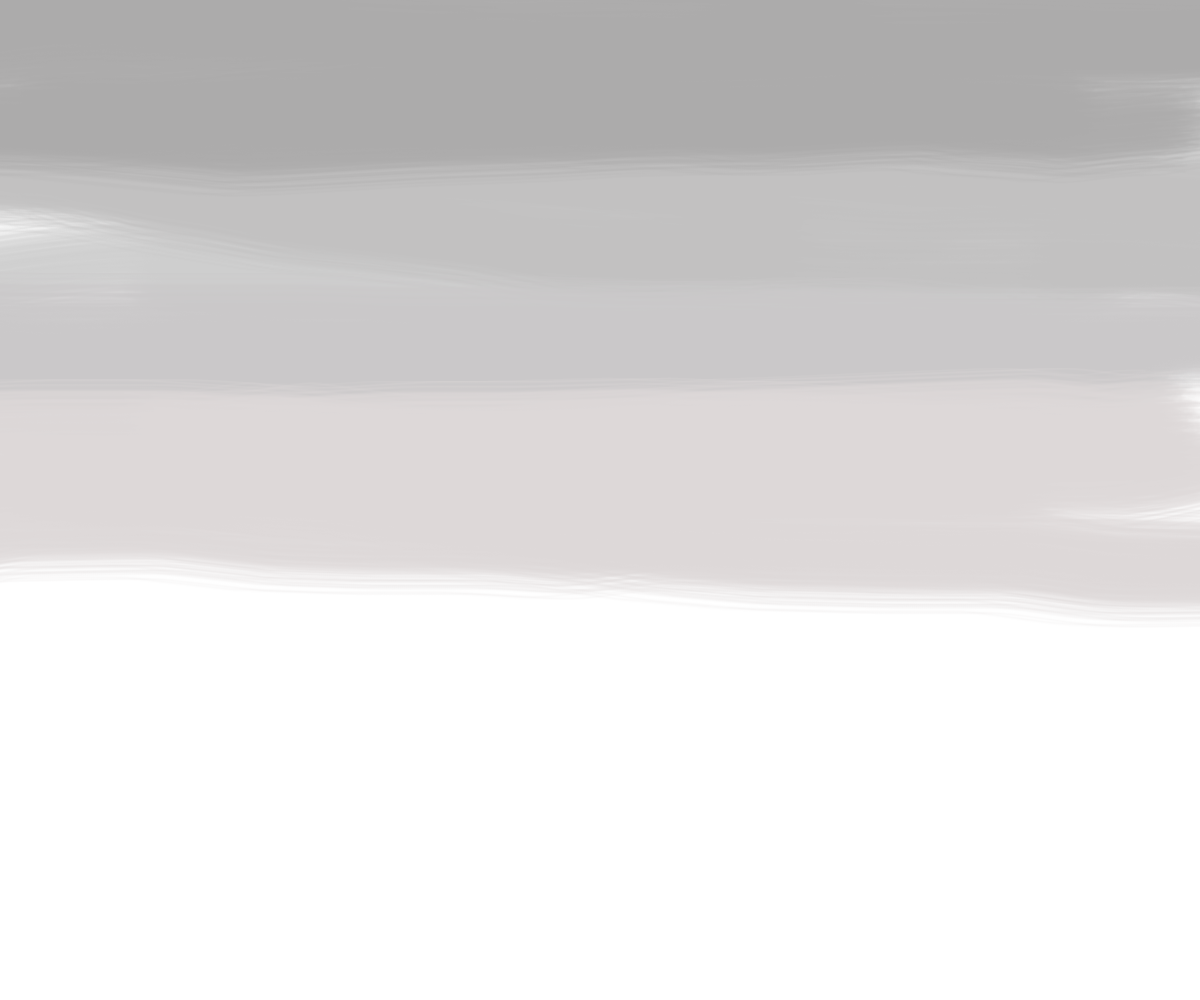
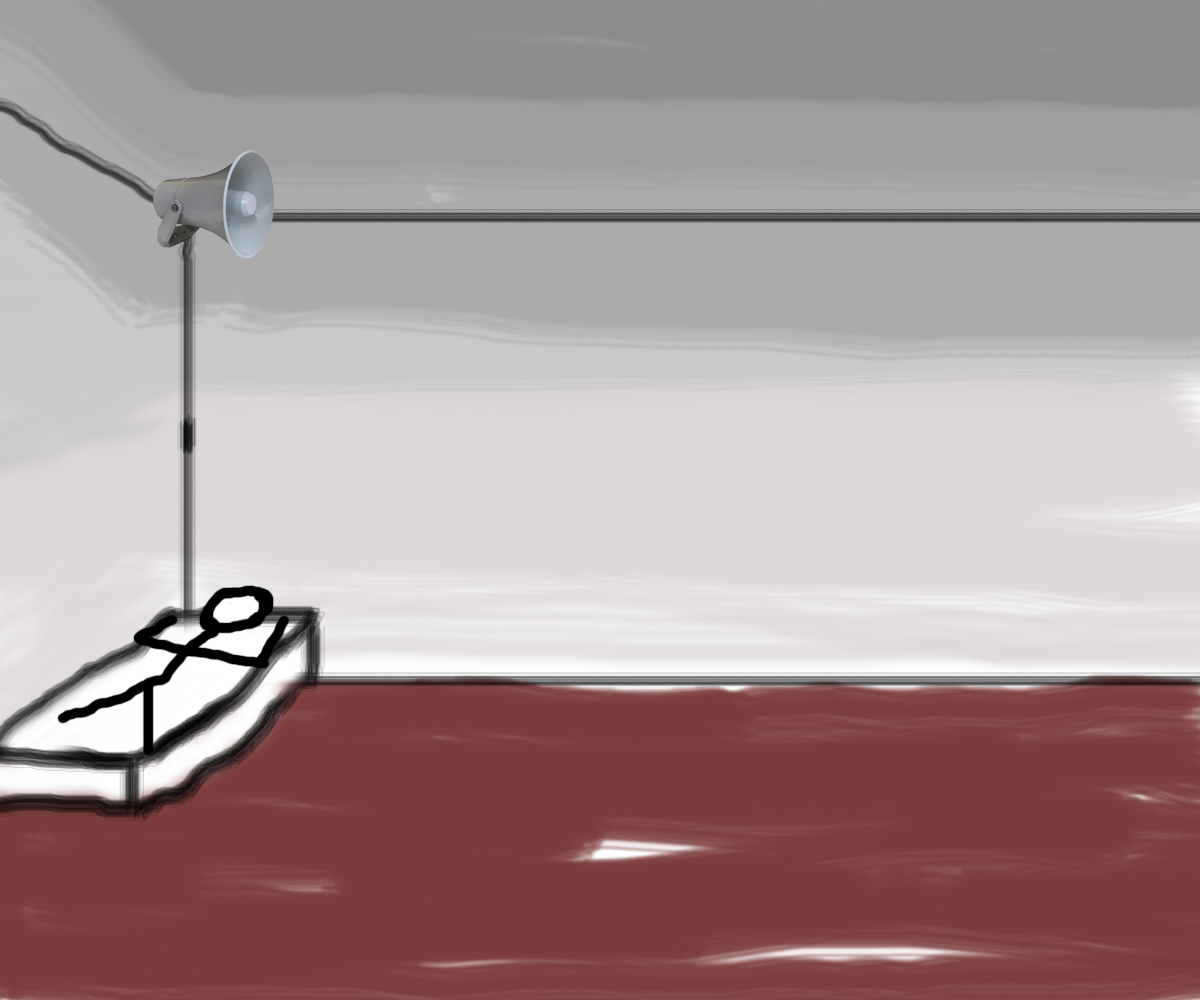
Two versions of the same layered image (w=1200, h=1000). Layer-by-layer changes:
added group "1" with 4 layers above "Color Fill 1" over [0, 0, 1200, 1000]
added layer "loudspeaker" in group "1" over [153, 150, 274, 259]
added layer "man" in group "1" over [57, 585, 290, 757]
moved "Layer 1" into group "1", painted on it over [0, 97, 1200, 825]
moved "Layer 0" into group "1", painted on it over [0, 0, 1200, 1000]
added layer "Color Fill 1" over [0, 0, 1200, 1000]
